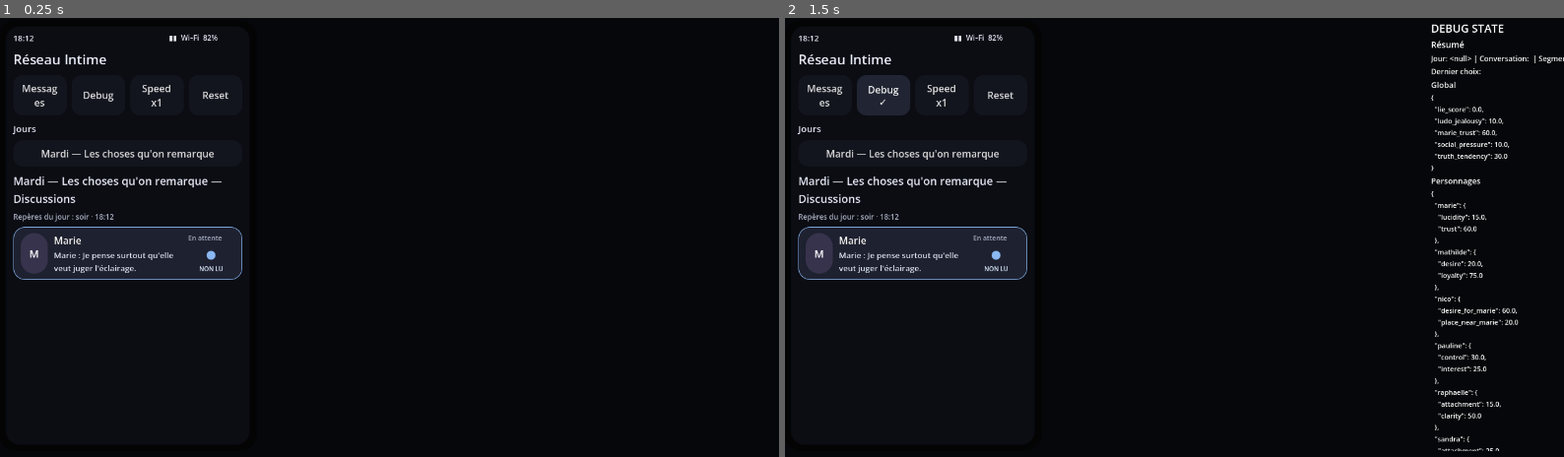
Above: before the commit, frames 1-2 (left to right).
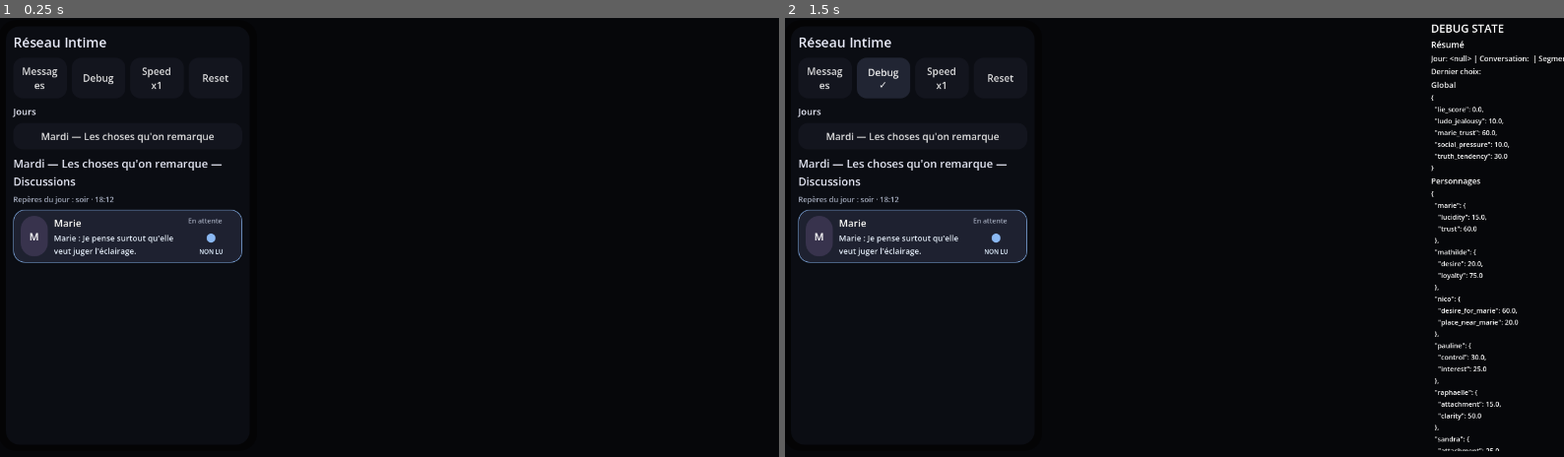
Above: after the commit, the same moments.

Repository: ludowww/reseau-intime
Game: Godot game, scene res://scenes/Main.tscn
Two runs of this game, one before a commit and one after it. Both use one fixed random seed, a clock stepped at 60 frames per second and the inputs below.
Inputs:
- Up to frame 1 (0.25 s): no input
- Up to frame 2 (1.5 s): click "Messages" at 0.5 s; click "Debug" at 1.25 s

The runs differ from the first frame. In frame 1, 4.7% of the frame differs, in the area x 1-32%, y 3-60%; in frame 2, 5.1%.

Commit message:
runtime: move phone status to conversation and keep offline beats implicit

Diff:
--- a/game/scripts/ui/PhonePrototypeV086A.gd
+++ b/game/scripts/ui/PhonePrototypeV086A.gd
@@ -1,16 +1,26 @@
 extends "res://scripts/ui/PhonePrototypeV085.gd"
 
 # V0.86a keeps the conversation visible while narrative time advances through
-# the smartphone status clock. No blank moment-of-day card is used in the
-# active flow.
+# a fixed smartphone status strip above the active contact. Offline activity
+# remains internal continuity rather than explicit player-facing exposition.
 const TIME_PASSAGE_DELAY_SECONDS := 2.0
-const CLOCK_ANIMATION_SECONDS := 5.0
+const CLOCK_ANIMATION_SECONDS := 4.0
 const OPTIONAL_WINDOW_SECONDS := 8.0
 const CLOCK_STEP_SECONDS := 0.05
+const PHONE_CONNECTIVITY_TEXT := "▮▮  Wi‑Fi  82%"
 
 var time_passage_in_progress := false
 var time_passage_token := 0
 var optional_window_token := 0
+
+func _add_status_bar(parent: Node) -> void:
+	# Keep the inherited narrative clock model without duplicating a visible
+	# status strip in the temporary left prototype panel.
+	status_time_label = Label.new()
+	status_time_label.name = "HiddenNarrativeClock"
+	status_time_label.text = "--:--"
+	status_time_label.visible = false
+	parent.add_child(status_time_label)
 
 func _build_layout() -> void:
 	super._build_layout()
@@ -20,9 +30,31 @@
 		var callback := Callable(self, "_open_notification_target")
 		if not conversation_view.is_connected("thread_notification_pressed", callback):
 			conversation_view.connect("thread_notification_pressed", callback)
+	_sync_conversation_phone_status()
+
+func _refresh_status_time(day_value) -> void:
+	super._refresh_status_time(day_value)
+	_sync_conversation_phone_status()
+
+func _on_narrative_time_changed(time_label: String) -> void:
+	super._on_narrative_time_changed(time_label)
+	_sync_conversation_phone_status()
 
 func _render_active_day(day_value) -> void:
 	super._render_active_day(day_value)
+	_sync_conversation_phone_status()
+
+func _render_archived_day(day_value) -> void:
+	# V0.86a deliberately bypasses the V0.85 day-log presentation. Offline
+	# continuity remains internal and is not exposed as "Moments hors ligne".
+	viewing_archived_day = true
+	_clear(conversation_list)
+	_add_label(conversation_list, "%s — Historique" % _format_day_label(day_value), 18)
+	_add_muted_label(conversation_list, "Journée terminée · lecture seule", 12)
+	_render_conversation_buttons(day_value, _collect_contact_conversations_for_day(day_value))
+	if TimelineState.is_current_day(day_value) and DataLoader.get_timeline_next_day(day_value) == null:
+		_add_muted_label(conversation_list, "La suite n'est pas encore disponible.", 12)
+	_sync_conversation_phone_status()
 
 func _add_phase_advance_control(_day_value) -> void:
 	# No scheduler-like control is shown in the contact list. Optional windows
@@ -59,12 +91,18 @@
 		var raw_next = phases[current_index + 1]
 		if typeof(raw_next) == TYPE_DICTIONARY:
 			var next_phase: Dictionary = raw_next
-			await _pass_time_then_activate_phase(day_value, next_phase)
+			if _phase_has_authored_beat(next_phase):
+				var is_final_phase: bool = current_index + 1 == phases.size() - 1
+				if is_final_phase and DataLoader.get_timeline_next_day(day_value) == null:
+					await _run_clock_passage(day_value, _target_time_for_phase(day_value, next_phase), false)
+				await _activate_authored_beat_silently(day_value, next_phase)
+			else:
+				await _pass_time_then_activate_phase(day_value, next_phase)
 		return
 	await _pass_time_then_complete_day(day_value)
 
 func _pass_time_then_activate_phase(day_value, phase: Dictionary) -> void:
-	var target_time := _target_time_for_phase(day_value, phase)
+	var target_time: String = _target_time_for_phase(day_value, phase)
 	await _run_clock_passage(day_value, target_time, false)
 	await _activate_phase(day_value, phase, false)
 
@@ -88,7 +126,7 @@
 	await _wait_scaled(TIME_PASSAGE_DELAY_SECONDS)
 	if token != time_passage_token:
 		return
-	var start_time := _current_clock_time()
+	var start_time: String = _current_clock_time()
 	await _animate_status_clock(start_time, target_time, crosses_midnight, token)
 	if token != time_passage_token:
 		return
@@ -98,12 +136,12 @@
 	transition_in_progress = false
 
 func _current_clock_time() -> String:
-	var current_time := status_time_label.text if is_instance_valid(status_time_label) else ""
+	var current_time: String = status_time_label.text if is_instance_valid(status_time_label) else ""
 	if is_instance_valid(conversation_view) and conversation_view.has_method("current_last_message_time"):
-		var last_message_time := str(conversation_view.call("current_last_message_time"))
+		var last_message_time: String = str(conversation_view.call("current_last_message_time"))
 		current_time = _later_time(current_time, last_message_time)
-	if is_instance_valid(status_time_label) and current_time != "":
-		status_time_label.text = current_time
+	if current_time != "":
+		_set_phone_clock_text(current_time)
 	return current_time
 
 func _animate_status_clock(start_time: String, target_time: String, crosses_midnight: bool, token: int) -> void:
@@ -120,20 +158,37 @@
 		target_total += 24 * 60
 	var duration: float = _scaled_seconds(CLOCK_ANIMATION_SECONDS)
 	if duration <= 0.0 or target_total == start_minutes:
-		status_time_label.text = target_time
-		return
-	status_time_label.add_theme_font_size_override("font_size", 17)
+		_set_phone_clock_text(target_time)
+		return
+	_set_phone_clock_emphasis(true)
 	var elapsed: float = 0.0
 	while elapsed < duration and token == time_passage_token:
 		var ratio: float = clampf(elapsed / duration, 0.0, 1.0)
 		var shown_minutes: int = roundi(lerpf(float(start_minutes), float(target_total), ratio))
-		status_time_label.text = _minutes_to_clock(shown_minutes)
+		_set_phone_clock_text(_minutes_to_clock(shown_minutes))
 		var step: float = minf(CLOCK_STEP_SECONDS, duration - elapsed)
 		await get_tree().create_timer(step).timeout
 		elapsed += step
 	if token == time_passage_token:
-		status_time_label.text = target_time
-	status_time_label.add_theme_font_size_override("font_size", 13)
+		_set_phone_clock_text(target_time)
+	_set_phone_clock_emphasis(false)
+
+func _set_phone_clock_text(time_label: String) -> void:
+	if is_instance_valid(status_time_label):
+		status_time_label.text = time_label
+	_sync_conversation_phone_status(time_label)
+
+func _set_phone_clock_emphasis(active: bool) -> void:
+	if is_instance_valid(conversation_view) and conversation_view.has_method("set_phone_clock_emphasis"):
+		conversation_view.call("set_phone_clock_emphasis", active)
+
+func _sync_conversation_phone_status(time_override: String = "") -> void:
+	if not is_instance_valid(conversation_view) or not conversation_view.has_method("set_phone_status"):
+		return
+	var time_text: String = time_override
+	if time_text == "" and is_instance_valid(status_time_label):
+		time_text = status_time_label.text
+	conversation_view.call("set_phone_status", time_text, PHONE_CONNECTIVITY_TEXT)
 
 func _minutes_to_clock(total_minutes: int) -> String:
 	var normalized: int = total_minutes % (24 * 60)
@@ -152,34 +207,34 @@
 
 func _target_time_for_phase(day_value, phase: Dictionary) -> String:
 	if _phase_has_authored_beat(phase):
-		var beat := _authored_beat_for_phase(phase)
-		var beat_time := str(beat.get("time_label", phase.get("time_label", "")))
+		var beat: Dictionary = _authored_beat_for_phase(phase)
+		var beat_time: String = str(beat.get("time_label", phase.get("time_label", "")))
 		if _time_to_minutes(beat_time) >= 0:
 			return beat_time
-	var direct_time := str(phase.get("time_label", ""))
+	var direct_time: String = str(phase.get("time_label", ""))
 	if _time_to_minutes(direct_time) >= 0:
 		return direct_time
-	var card := _transition_card_for_phase(day_value, phase)
+	var card: Dictionary = _transition_card_for_phase(day_value, phase)
 	for key in ["title", "subtitle"]:
-		var candidate := str(card.get(key, ""))
+		var candidate: String = str(card.get(key, ""))
 		if _time_to_minutes(candidate) >= 0:
 			return candidate
 	return ""
 
 func _activate_phase(day_value, phase: Dictionary, _show_transition: bool) -> void:
 	if _phase_has_authored_beat(phase):
-		await _activate_authored_beat_inline(day_value, phase)
+		await _activate_authored_beat_silently(day_value, phase)
 		return
 	if phase.is_empty():
 		return
 	transition_in_progress = true
-	var phase_id := str(phase.get("id", ""))
+	var phase_id: String = str(phase.get("id", ""))
 	TimelineState.set_current_phase(day_value, phase_id)
 	var notifications: Array = _unlock_phase_conversations(day_value, phase)
 	transition_in_progress = false
 	_render_active_day(day_value)
 	_render_days_buttons_only()
-	var notification := _primary_notification_for_phase(day_value, phase, notifications)
+	var notification: Dictionary = _primary_notification_for_phase(day_value, phase, notifications)
 	if not notification.is_empty():
 		_show_conversation_notification(
 			day_value,
@@ -190,31 +245,21 @@
 	if _phase_is_optional(phase):
 		_schedule_optional_expiry(day_value, phase)
 
-func _activate_authored_beat_inline(day_value, phase: Dictionary) -> void:
+func _activate_authored_beat_silently(day_value, phase: Dictionary) -> void:
 	if phase.is_empty():
 		return
 	transition_in_progress = true
-	var phase_id := str(phase.get("id", ""))
+	var phase_id: String = str(phase.get("id", ""))
 	TimelineState.set_current_phase(day_value, phase_id)
-	var beat := _authored_beat_for_phase(phase)
+	var beat: Dictionary = _authored_beat_for_phase(phase)
 	if beat.is_empty():
 		push_error("No authored beat variant matched timeline phase: %s" % phase_id)
 		transition_in_progress = false
 		return
-	var time_label := str(beat.get("time_label", phase.get("time_label", "")))
-	if time_label != "":
-		_on_narrative_time_changed(time_label)
-	if is_instance_valid(conversation_view) and conversation_view.has_method("show_offline_beat"):
-		conversation_view.call(
-			"show_offline_beat",
-			str(beat.get("id", phase_id)),
-			str(beat.get("title", "")),
-			str(beat.get("text", beat.get("subtitle", "")))
-		)
 	TimelineState.record_day_log_entry(day_value, {
 		"id": str(beat.get("id", phase_id)),
 		"phase_id": phase_id,
-		"time_label": time_label,
+		"time_label": str(beat.get("time_label", phase.get("time_label", ""))),
 		"title": str(beat.get("title", "")),
 		"text": str(beat.get("text", beat.get("subtitle", ""))),
 	})
@@ -228,14 +273,14 @@
 func _schedule_optional_expiry(day_value, phase: Dictionary) -> void:
 	optional_window_token += 1
 	var token: int = optional_window_token
-	var phase_id := str(phase.get("id", ""))
+	var phase_id: String = str(phase.get("id", ""))
 	await get_tree().create_timer(OPTIONAL_WINDOW_SECONDS).timeout
 	if token != optional_window_token or time_passage_in_progress:
 		return
 	if phase_id != TimelineState.current_phase_id(day_value):
 		return
 	for raw_id in phase.get("optional_conversation_ids", []):
-		var conversation_id := str(raw_id)
+		var conversation_id: String = str(raw_id)
 		if TimelineState.is_optional_opened(day_value, conversation_id) or TimelineState.is_episode_completed(day_value, conversation_id):
 			return
 	await _advance_optional_phase(day_value, phase_id)
@@ -244,7 +289,7 @@
 	if not notifications.is_empty() and typeof(notifications[0]) == TYPE_DICTIONARY:
 		return notifications[0]
 	for raw_id in _phase_conversation_ids(phase):
-		var conversation_id := str(raw_id)
+		var conversation_id: String = str(raw_id)
 		if not _is_episode_available(day_value, conversation_id):
 			continue
 		var raw_conversation = DataLoader.conversations_by_id.get(conversation_id, {})
@@ -252,12 +297,12 @@
 			continue
 		var conversation: Dictionary = raw_conversation
 		var thread = conversation.get("thread", {})
-		var title := str(thread.get("display_name", conversation.get("title", conversation_id))) if typeof(thread) == TYPE_DICTIONARY else str(conversation.get("title", conversation_id))
-		var body := "Nouveau message"
+		var title: String = str(thread.get("display_name", conversation.get("title", conversation_id))) if typeof(thread) == TYPE_DICTIONARY else str(conversation.get("title", conversation_id))
+		var body: String = "Nouveau message"
 		for message in _collect_messages(conversation):
 			if typeof(message) != TYPE_DICTIONARY or bool(message.get("_system_note", false)):
 				continue
-			var candidate := str(message.get("text", message.get("body", "")))
+			var candidate: String = str(message.get("text", message.get("body", "")))
 			if candidate != "":
 				body = candidate
 				break
@@ -279,8 +324,8 @@
 		current_day_value = next_day
 		viewing_archived_day = false
 		_render_days()
-		var initial_phase := DataLoader.get_timeline_phase(next_day, TimelineState.current_phase_id(next_day))
-		var notification := _primary_notification_for_phase(next_day, initial_phase, [])
+		var initial_phase: Dictionary = DataLoader.get_timeline_phase(next_day, TimelineState.current_phase_id(next_day))
+		var notification: Dictionary = _primary_notification_for_phase(next_day, initial_phase, [])
 		if not notification.is_empty():
 			_show_conversation_notification(
 				next_day,
@@ -292,6 +337,7 @@
 		_render_days_buttons_only()
 	transition_in_progress = false
 	time_passage_in_progress = false
+	_sync_conversation_phone_status()
 
 func _show_conversation_notification(day_value, conversation_id: String, title: String, body: String) -> void:
 	notification_target_day_value = day_value
@@ -308,7 +354,7 @@
 	_show_notification("%s — %s" % [title, body])
 
 func _notification_time_for_thread(day_value, conversation_id: String) -> String:
-	var metadata := _moment_metadata_by_conversation_id(day_value)
+	var metadata: Dictionary = _moment_metadata_by_conversation_id(day_value)
 	var bucket = metadata.get(conversation_id, {})
 	if typeof(bucket) == TYPE_DICTIONARY:
 		var times: Array = bucket.get("times", [])
@@ -321,15 +367,16 @@
 func _open_conversation(day_value, conversation: Dictionary) -> void:
 	if time_passage_in_progress:
 		return
-	var phase := DataLoader.get_timeline_phase(day_value, TimelineState.current_phase_id(day_value))
+	var phase: Dictionary = DataLoader.get_timeline_phase(day_value, TimelineState.current_phase_id(day_value))
 	if _phase_is_optional(phase):
 		for optional_id in phase.get("optional_conversation_ids", []):
 			if _conversation_episode_ids(conversation).has(str(optional_id)):
 				optional_window_token += 1
 				break
-	var opening_id := _conversation_id(conversation)
-	var target_before := notification_target_conversation_id
+	var opening_id: String = _conversation_id(conversation)
+	var target_before: String = notification_target_conversation_id
 	super._open_conversation(day_value, conversation)
+	_sync_conversation_phone_status()
 	if opening_id == target_before:
 		_hide_notification()
 
@@ -339,8 +386,8 @@
 		conversation_view.call("hide_thread_notification")
 
 func _add_conversation_card(day_value, conversation: Dictionary) -> void:
-	var is_pending := _is_conversation_pending(conversation)
-	var is_active := (
+	var is_pending: bool = _is_conversation_pending(conversation)
+	var is_active: bool = (
 		str(GameState.context.get("day", "")) == str(day_value)
 		and str(GameState.context.get("conversation_id", "")) == _conversation_id(conversation)
 	)
@@ -392,9 +439,10 @@
 	)
 
 func _on_game_state_changed() -> void:
-	var resetting := GameState.context.get("day", null) == null and str(GameState.context.get("last_choice", "")) == ""
+	var resetting: bool = GameState.context.get("day", null) == null and str(GameState.context.get("last_choice", "")) == ""
 	if resetting:
 		time_passage_token += 1
 		optional_window_token += 1
 		time_passage_in_progress = false
 	super._on_game_state_changed()
+	_sync_conversation_phone_status()
